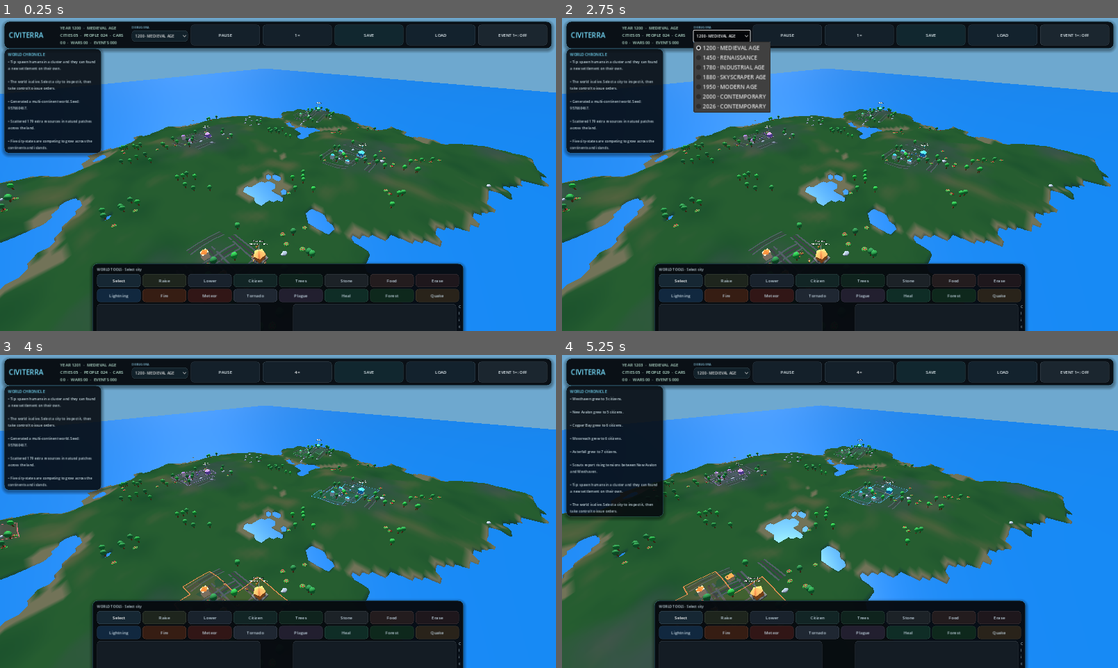
Above: before the commit, frames 1-4 (two rows, left to right).
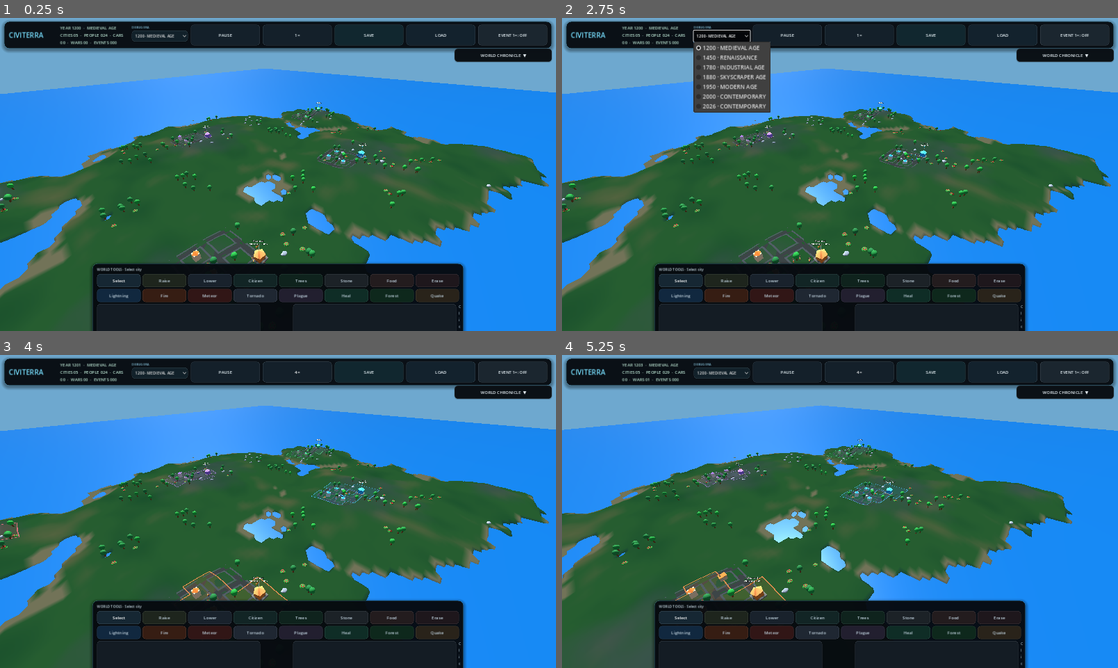
Above: after the commit, the same moments.

Repository: yoimdoingstuff/citysandbox
Game: Godot game, scene res://main.tscn
Same seed, same stepped clock (60 frames per second), same inputs: the game is played once before the commit and once after it.
Inputs (mouse positions are in pixels of both pictures, inside the frame that each line leads up to):
- Up to frame 1 (0.25 s): no input
- Up to frame 2 (2.75 s): click (1062, 55) at 0.5 s, where only the run after the commit has a clickable "WORLD CHRONICLE ▼"; click (1062, 55) at 1.25 s, where only the run after the commit has a clickable "WORLD CHRONICLE ▲"; click "1200 · MEDIEVAL AGE" at 2 s
- Up to frame 3 (4 s): click "1×" at 2.75 s; click "2×" at 3.5 s
- Up to frame 4 (5.25 s): tap A at 4.25, 5 s; move the mouse to (962, 495) at 4.27 s; hold D 4.28-5 s; click (962, 495) at 4.42 s; drag from (728, 527) to (812, 574) at 5.02 s

The runs differ from the first frame. In frame 1, 7.6% of the frame differs, in the area x 0-100%, y 9-79%; in frame 2, 7.6%; in frame 3, 7.7%; in frame 4, 9.2%, in the area x 0-100%, y 7-79%.

Commit message:
Move chronicle to right dropdown and rebuild raised sidewalks with traffic lights

Diff:
--- a/main.gd
+++ b/main.gd
@@ -107,6 +107,12 @@
 var pending_label: Label
 var radius_label: Label
 var log_label: Label
+var chronicle_panel: PanelContainer
+var chronicle_button: Button
+var chronicle_expanded: bool = false
+var traffic_light_records: Array = []
+var traffic_light_timer: float = 0.0
+var traffic_light_phase: int = 0
 var pause_button: Button
 var speed_button: Button
 var control_button: Button
@@ -137,6 +143,7 @@
 
 
 func _process(delta: float) -> void:
+	_update_traffic_lights(delta)
 	_update_camera_input(delta)
 	_update_auto_city_camera(delta)
 	preview_timer += delta
@@ -1499,8 +1506,8 @@
 		for attempt in range(64):
 			var plot: Vector2i = _spiral_grid_offset(plot_index)
 			# Street grid is spaced out; buildings sit inside the blocks.
-			offset_x = float(plot.x) * 7.5 + 2.35 + randf_range(-0.45, 0.45)
-			offset_z = float(plot.y) * 7.5 + 2.35 + randf_range(-0.45, 0.45)
+			offset_x = float(plot.x) * ROAD_GRID_SIZE + ROAD_GRID_SIZE * 0.5 + randf_range(-0.25, 0.25)
+			offset_z = float(plot.y) * ROAD_GRID_SIZE + ROAD_GRID_SIZE * 0.5 + randf_range(-0.25, 0.25)
 			var candidate_x: float = city["pos"].x + offset_x
 			var candidate_z: float = city["pos"].z + offset_z
 			var inside_world: bool = abs(candidate_x) < TERRAIN_SIZE * 0.47 and abs(candidate_z) < TERRAIN_SIZE * 0.47
@@ -1555,16 +1562,18 @@
 	return kind
 
 
-func _add_road_segment(surface: SurfaceTool, city_position: Vector3, from_point: Vector2, to_point: Vector2, width: float = 0.48) -> void:
+func _add_road_segment(surface: SurfaceTool, city_position: Vector3, from_point: Vector2, to_point: Vector2, width: float = 0.48, height_offset: float = 0.10, endpoint_padding: float = 0.0) -> void:
 	var delta: Vector2 = to_point - from_point
 	var distance: float = delta.length()
-	if distance < 1.0:
+	if distance < 0.5:
 		return
 	var direction: Vector2 = delta / distance
 	var side := Vector2(-direction.y, direction.x) * width * 0.5
-	var start_point: Vector2 = from_point + direction * 1.05
-	var finish_point: Vector2 = to_point - direction * 1.05
-	var segment_count: int = max(2, int(ceil(distance / 5.0)))
+	var start_point: Vector2 = from_point + direction * endpoint_padding
+	var finish_point: Vector2 = to_point - direction * endpoint_padding
+	if finish_point.distance_to(start_point) < 0.1:
+		return
+	var segment_count: int = max(2, int(ceil(start_point.distance_to(finish_point) / 5.0)))
 	var previous_left := Vector3.ZERO
 	var previous_right := Vector3.ZERO
 	for segment in range(segment_count + 1):
@@ -1572,8 +1581,8 @@
 		var center_line: Vector2 = start_point.lerp(finish_point, t)
 		var left_xz: Vector2 = center_line + side
 		var right_xz: Vector2 = center_line - side
-		var left := Vector3(left_xz.x, _height_at(city_position.x + left_xz.x, city_position.z + left_xz.y) - city_position.y + 0.10, left_xz.y)
-		var right := Vector3(right_xz.x, _height_at(city_position.x + right_xz.x, city_position.z + right_xz.y) - city_position.y + 0.10, right_xz.y)
+		var left := Vector3(left_xz.x, _height_at(city_position.x + left_xz.x, city_position.z + left_xz.y) - city_position.y + height_offset, left_xz.y)
+		var right := Vector3(right_xz.x, _height_at(city_position.x + right_xz.x, city_position.z + right_xz.y) - city_position.y + height_offset, right_xz.y)
 		if segment > 0:
 			surface.add_vertex(previous_left)
 			surface.add_vertex(previous_right)
@@ -1585,6 +1594,29 @@
 		previous_right = right
 
 
+func _add_sidewalk_corner(surface: SurfaceTool, city_position: Vector3, intersection_x: float, intersection_z: float, sign_x: float, sign_z: float) -> void:
+	var curb_edge: float = 0.81
+	var walk_centre: float = 1.05
+	var xa: float = intersection_x + sign_x * curb_edge
+	var xb: float = intersection_x + sign_x * walk_centre
+	var za: float = intersection_z + sign_z * curb_edge
+	var zb: float = intersection_z + sign_z * walk_centre
+	var min_x: float = minf(xa, xb)
+	var max_x: float = maxf(xa, xb)
+	var min_z: float = minf(za, zb)
+	var max_z: float = maxf(za, zb)
+	var a := Vector3(min_x, _height_at(city_position.x + min_x, city_position.z + min_z) - city_position.y + 0.26, min_z)
+	var b := Vector3(max_x, _height_at(city_position.x + max_x, city_position.z + min_z) - city_position.y + 0.26, min_z)
+	var c := Vector3(max_x, _height_at(city_position.x + max_x, city_position.z + max_z) - city_position.y + 0.26, max_z)
+	var d := Vector3(min_x, _height_at(city_position.x + min_x, city_position.z + max_z) - city_position.y + 0.26, max_z)
+	surface.add_vertex(a)
+	surface.add_vertex(b)
+	surface.add_vertex(c)
+	surface.add_vertex(a)
+	surface.add_vertex(c)
+	surface.add_vertex(d)
+
+
 func _rebuild_city_roads(city_id: int) -> void:
 	if city_id < 0 or city_id >= cities.size():
 		return
@@ -1593,8 +1625,8 @@
 	var sidewalk_node: MeshInstance3D = city.get("sidewalks") as MeshInstance3D
 	if not is_instance_valid(road_node):
 		return
-	var surface := SurfaceTool.new()
-	surface.begin(Mesh.PRIMITIVE_TRIANGLES)
+	var road_surface := SurfaceTool.new()
+	road_surface.begin(Mesh.PRIMITIVE_TRIANGLES)
 	var sidewalk_surface := SurfaceTool.new()
 	sidewalk_surface.begin(Mesh.PRIMITIVE_TRIANGLES)
 	var city_position: Vector3 = city["pos"]
@@ -1608,6 +1640,7 @@
 		city["road_grid_min_z"] = -7.5
 		city["road_grid_max_z"] = 7.5
 		cities[city_id] = city
+		_rebuild_city_traffic_lights(city_id, [-7.5, 0.0, 7.5], [-7.5, 0.0, 7.5])
 		return
 	var min_x: float = 0.0
 	var max_x: float = 0.0
@@ -1620,43 +1653,130 @@
 		max_x = maxf(max_x, house.position.x + 3.0)
 		min_z = minf(min_z, house.position.z - 3.0)
 		max_z = maxf(max_z, house.position.z + 3.0)
-	var x: float = floor(min_x / ROAD_GRID_SIZE) * ROAD_GRID_SIZE
+	var first_x: float = floor(min_x / ROAD_GRID_SIZE) * ROAD_GRID_SIZE
 	var last_x: float = ceil(max_x / ROAD_GRID_SIZE) * ROAD_GRID_SIZE
-	var z: float = floor(min_z / ROAD_GRID_SIZE) * ROAD_GRID_SIZE
+	var first_z: float = floor(min_z / ROAD_GRID_SIZE) * ROAD_GRID_SIZE
 	var last_z: float = ceil(max_z / ROAD_GRID_SIZE) * ROAD_GRID_SIZE
-	city["road_grid_min_x"] = ceil(min_x / ROAD_GRID_SIZE) * ROAD_GRID_SIZE
-	city["road_grid_max_x"] = floor(max_x / ROAD_GRID_SIZE) * ROAD_GRID_SIZE
-	city["road_grid_min_z"] = ceil(min_z / ROAD_GRID_SIZE) * ROAD_GRID_SIZE
-	city["road_grid_max_z"] = floor(max_z / ROAD_GRID_SIZE) * ROAD_GRID_SIZE
-	if float(city["road_grid_min_x"]) > float(city["road_grid_max_x"]):
-		city["road_grid_min_x"] = 0.0
-		city["road_grid_max_x"] = 0.0
-	if float(city["road_grid_min_z"]) > float(city["road_grid_max_z"]):
-		city["road_grid_min_z"] = 0.0
-		city["road_grid_max_z"] = 0.0
+	city["road_grid_min_x"] = first_x
+	city["road_grid_max_x"] = last_x
+	city["road_grid_min_z"] = first_z
+	city["road_grid_max_z"] = last_z
 	cities[city_id] = city
-	while x <= last_x:
-		_add_road_segment(surface, city_position, Vector2(x, min_z), Vector2(x, max_z), 0.62)
-		_add_road_segment(sidewalk_surface, city_position, Vector2(x - 1.05, min_z), Vector2(x - 1.05, max_z), 0.48)
-		_add_road_segment(sidewalk_surface, city_position, Vector2(x + 1.05, min_z), Vector2(x + 1.05, max_z), 0.48)
-		x += ROAD_GRID_SIZE
-	while z <= last_z:
-		_add_road_segment(surface, city_position, Vector2(min_x, z), Vector2(max_x, z), 0.62)
-		_add_road_segment(sidewalk_surface, city_position, Vector2(min_x, z - 1.05), Vector2(max_x, z - 1.05), 0.48)
-		_add_road_segment(sidewalk_surface, city_position, Vector2(min_x, z + 1.05), Vector2(max_x, z + 1.05), 0.48)
-		z += ROAD_GRID_SIZE
-	for i in range(0, houses.size(), 9):
-		var house: Node3D = houses[i]
-		if is_instance_valid(house):
-			var p := Vector2(house.position.x, house.position.z)
-			var q := p + Vector2(3.75, 3.75)
-			if q.x <= max_x and q.y <= max_z:
-				_add_road_segment(surface, city_position, p, q, 0.30)
-	surface.generate_normals(true)
-	road_node.mesh = surface.commit()
+	var grid_x: Array[float] = []
+	var grid_z: Array[float] = []
+	var cursor_x: float = first_x
+	while cursor_x <= last_x + 0.001:
+		grid_x.append(cursor_x)
+		_add_road_segment(road_surface, city_position, Vector2(cursor_x, min_z), Vector2(cursor_x, max_z), 1.62, 0.035, 0.0)
+		cursor_x += ROAD_GRID_SIZE
+	var cursor_z: float = first_z
+	while cursor_z <= last_z + 0.001:
+		grid_z.append(cursor_z)
+		_add_road_segment(road_surface, city_position, Vector2(min_x, cursor_z), Vector2(max_x, cursor_z), 1.62, 0.035, 0.0)
+		cursor_z += ROAD_GRID_SIZE
+
+	# Pedestrian strips run between crossroads and terminate at the curb.
+	# Their inner edge is exactly aligned with the road's outer edge (0.81).
+	for x_index in range(grid_x.size()):
+		var x_value: float = grid_x[x_index]
+		for z_index in range(grid_z.size() - 1):
+			var sidewalk_start: float = grid_z[z_index] + 1.05
+			var sidewalk_end: float = grid_z[z_index + 1] - 1.05
+			if sidewalk_end <= sidewalk_start:
+				continue
+			for side_sign in [-1.0, 1.0]:
+				_add_road_segment(sidewalk_surface, city_position, Vector2(x_value + side_sign * 1.05, sidewalk_start), Vector2(x_value + side_sign * 1.05, sidewalk_end), 0.48, 0.26, 0.0)
+	for z_index in range(grid_z.size()):
+		var z_value: float = grid_z[z_index]
+		for x_index in range(grid_x.size() - 1):
+			var sidewalk_start_x: float = grid_x[x_index] + 1.05
+			var sidewalk_end_x: float = grid_x[x_index + 1] - 1.05
+			if sidewalk_end_x <= sidewalk_start_x:
+				continue
+			for side_sign in [-1.0, 1.0]:
+				_add_road_segment(sidewalk_surface, city_position, Vector2(sidewalk_start_x, z_value + side_sign * 1.05), Vector2(sidewalk_end_x, z_value + side_sign * 1.05), 0.48, 0.26, 0.0)
+
+	# Four raised paving corner tiles close the gap around each crossing without
+	# extending pavement across the carriageways.
+	for x_value in grid_x:
+		for z_value in grid_z:
+			for side_x in [-1.0, 1.0]:
+				for side_z in [-1.0, 1.0]:
+					_add_sidewalk_corner(sidewalk_surface, city_position, x_value, z_value, side_x, side_z)
+	road_surface.generate_normals(true)
+	road_node.mesh = road_surface.commit()
 	if is_instance_valid(sidewalk_node):
 		sidewalk_surface.generate_normals(true)
 		sidewalk_node.mesh = sidewalk_surface.commit()
+	_rebuild_city_traffic_lights(city_id, grid_x, grid_z)
+
+
+func _rebuild_city_traffic_lights(city_id: int, grid_x: Array, grid_z: Array) -> void:
+	if city_id < 0 or city_id >= cities.size():
+		return
+	var city: Dictionary = cities[city_id]
+	var town: Node3D = city["node"]
+	var old_lights: Node = town.get_node_or_null("TrafficLights")
+	if is_instance_valid(old_lights):
+		old_lights.free()
+	for i in range(traffic_light_records.size() - 1, -1, -1):
+		if int(traffic_light_records[i].get("city_id", -1)) == city_id:
+			traffic_light_records.remove_at(i)
+	if _world_year() < 1900 or bool(city.get("ruined", false)):
+		return
+	var light_root := Node3D.new()
+	light_root.name = "TrafficLights"
+	town.add_child(light_root)
+	var pole_mesh: Mesh = _cached_box_mesh(Vector3(0.10, 2.05, 0.10))
+	var head_mesh: Mesh = _cached_box_mesh(Vector3(0.34, 0.68, 0.22))
+	var lamp_mesh: Mesh = _cached_box_mesh(Vector3(0.18, 0.14, 0.07))
+	var pole_material: Material = _material(Color(0.12, 0.14, 0.16))
+	var head_material: Material = _material(Color(0.07, 0.08, 0.09))
+	var red_material: Material = _material(Color(0.95, 0.16, 0.13), 0.38)
+	var amber_material: Material = _material(Color(1.0, 0.66, 0.12), 0.38)
+	var green_material: Material = _material(Color(0.15, 0.86, 0.42), 0.38)
+	var counter: int = 0
+	for xi in range(grid_x.size()):
+		for zi in range(grid_z.size()):
+			if xi % 3 != 1 or zi % 3 != 1:
+				continue
+			# One signal mast on each selected crossing keeps geometry inexpensive.
+			var x_value: float = float(grid_x[xi])
+			var z_value: float = float(grid_z[zi])
+			var mast := Node3D.new()
+			mast.name = "Signal_%d" % counter
+			mast.position = Vector3(x_value + 0.93, 0.0, z_value + 0.93)
+			light_root.add_child(mast)
+			_add_mesh(mast, pole_mesh, pole_material, Vector3(0.0, 1.025, 0.0))
+			_add_mesh(mast, head_mesh, head_material, Vector3(0.0, 2.05, 0.0))
+			var red := _add_mesh(mast, lamp_mesh, red_material, Vector3(0.0, 2.26, -0.118))
+			var amber := _add_mesh(mast, lamp_mesh, amber_material, Vector3(0.0, 2.05, -0.118))
+			var green := _add_mesh(mast, lamp_mesh, green_material, Vector3(0.0, 1.84, -0.118))
+			traffic_light_records.append({"city_id": city_id, "red": red, "amber": amber, "green": green})
+			counter += 1
+	_update_traffic_light_states()
+
+
+func _update_traffic_lights(delta: float) -> void:
+	traffic_light_timer += delta
+	var phase_durations: Array[float] = [3.8, 3.8, 0.85]
+	if traffic_light_timer >= phase_durations[traffic_light_phase]:
+		traffic_light_timer = 0.0
+		traffic_light_phase = (traffic_light_phase + 1) % phase_durations.size()
+		_update_traffic_light_states()
+
+
+func _update_traffic_light_states() -> void:
+	for record in traffic_light_records:
+		var red: MeshInstance3D = record.get("red") as MeshInstance3D
+		var amber: MeshInstance3D = record.get("amber") as MeshInstance3D
+		var green: MeshInstance3D = record.get("green") as MeshInstance3D
+		if is_instance_valid(red):
+			red.visible = traffic_light_phase == 0
+		if is_instance_valid(amber):
+			amber.visible = traffic_light_phase == 2
+		if is_instance_valid(green):
+			green.visible = traffic_light_phase == 1
 
 
 func _seed_resources_around(center: Vector3) -> void:
@@ -4302,32 +4422,54 @@
 	top_row.add_child(_make_button("LOAD", _load_world, Color(0.12, 0.24, 0.32)))
 	top_row.add_child(_make_button("EVENT 1×: OFF", _toggle_reset_speed_on_city_event, Color(0.20, 0.28, 0.34)))
 
-	# Small chronicle panel; it no longer dictates half the screen layout.
-	var chronicle := PanelContainer.new()
-	chronicle.anchor_left = 0.0
-	chronicle.anchor_right = 0.0
-	chronicle.anchor_top = 0.0
-	chronicle.anchor_bottom = 0.0
-	chronicle.offset_left = 12.0
-	chronicle.offset_right = 292.0
-	chronicle.offset_top = 88.0
-	chronicle.offset_bottom = 198.0
-	chronicle.add_theme_stylebox_override("panel", _panel_style(Color(0.025, 0.040, 0.060, 0.84)))
-	ui_root.add_child(chronicle)
+	# Right-side dropdown keeps the world map unobstructed when the chronicle is closed.
+	chronicle_button = _make_button("WORLD CHRONICLE  ▼", _toggle_chronicle, Color(0.025, 0.040, 0.060))
+	chronicle_button.anchor_left = 1.0
+	chronicle_button.anchor_right = 1.0
+	chronicle_button.anchor_top = 0.0
+	chronicle_button.anchor_bottom = 0.0
+	chronicle_button.offset_left = -292.0
+	chronicle_button.offset_right = -12.0
+	chronicle_button.offset_top = 88.0
+	chronicle_button.offset_bottom = 124.0
+	chronicle_button.z_index = 8
+	chronicle_button.add_theme_stylebox_override("normal", _button_style(Color(0.025, 0.040, 0.060, 0.94)))
+	chronicle_button.add_theme_stylebox_override("hover", _button_style(Color(0.08, 0.13, 0.17, 0.98)))
+	ui_root.add_child(chronicle_button)
+
+	chronicle_panel = PanelContainer.new()
+	chronicle_panel.anchor_left = 1.0
+	chronicle_panel.anchor_right = 1.0
+	chronicle_panel.anchor_top = 0.0
+	chronicle_panel.anchor_bottom = 0.0
+	chronicle_panel.offset_left = -292.0
+	chronicle_panel.offset_right = -12.0
+	chronicle_panel.offset_top = 128.0
+	chronicle_panel.offset_bottom = 342.0
+	chronicle_panel.z_index = 8
+	chronicle_panel.add_theme_stylebox_override("panel", _panel_style(Color(0.025, 0.040, 0.060, 0.96)))
+	ui_root.add_child(chronicle_panel)
 	var chronicle_margin := MarginContainer.new()
 	chronicle_margin.add_theme_constant_override("margin_left", 10)
 	chronicle_margin.add_theme_constant_override("margin_right", 10)
-	chronicle_margin.add_theme_constant_override("margin_top", 7)
-	chronicle_margin.add_theme_constant_override("margin_bottom", 7)
-	chronicle.add_child(chronicle_margin)
+	chronicle_margin.add_theme_constant_override("margin_top", 8)
+	chronicle_margin.add_theme_constant_override("margin_bottom", 8)
+	chronicle_panel.add_child(chronicle_margin)
 	var chronicle_content := VBoxContainer.new()
-	chronicle_content.add_theme_constant_override("separation", 4)
+	chronicle_content.add_theme_constant_override("separation", 5)
 	chronicle_margin.add_child(chronicle_content)
-	chronicle_content.add_child(_make_label("WORLD CHRONICLE", 11, Color(0.46, 0.86, 0.98)))
+	chronicle_content.add_child(_make_label("WORLD CHRONICLE · RECENT EVENTS", 11, Color(0.46, 0.86, 0.98)))
+	var chronicle_scroll := ScrollContainer.new()
+	chronicle_scroll.size_flags_vertical = Control.SIZE_EXPAND_FILL
+	chronicle_scroll.horizontal_scroll_mode = ScrollContainer.SCROLL_MODE_DISABLED
+	chronicle_content.add_child(chronicle_scroll)
 	log_label = _make_label("Waiting for history to happen...", 10, Color(0.76, 0.83, 0.86))
 	log_label.autowrap_mode = TextServer.AUTOWRAP_WORD_SMART
-	log_label.size_flags_vertical = Control.SIZE_EXPAND_FILL
-	chronicle_content.add_child(log_label)
+	log_label.size_flags_horizontal = Control.SIZE_EXPAND_FILL
+	log_label.custom_minimum_size = Vector2(246.0, 0.0)
+	chronicle_scroll.add_child(log_label)
+	chronicle_panel.visible = false
+	chronicle_expanded = false
 
 	# City controls float only while a city is selected.
 	city_context_panel = PanelContainer.new()
@@ -4340,6 +4482,7 @@
 	city_context_panel.offset_top = 90.0
 	city_context_panel.offset_bottom = 408.0
 	city_context_panel.add_theme_stylebox_override("panel", _panel_style(Color(0.025, 0.040, 0.060, 0.94)))
+	city_context_panel.z_index = 2
 	ui_root.add_child(city_context_panel)
 	var city_margin := MarginContainer.new()
 	city_margin.add_theme_constant_override("margin_left", 12)
@@ -4584,6 +4727,16 @@
 	return "\n\n".join(lines)
 
 
+func _toggle_chronicle() -> void:
+	chronicle_expanded = not chronicle_expanded
+	if is_instance_valid(chronicle_panel):
+		chronicle_panel.visible = chronicle_expanded
+	if is_instance_valid(chronicle_button):
+		chronicle_button.text = "WORLD CHRONICLE  %s" % ("▲" if chronicle_expanded else "▼")
+	if is_instance_valid(city_context_panel):
+		city_context_panel.visible = selected_city >= 0 and selected_city < cities.size() and not chronicle_expanded
+
+
 func _refresh_ui() -> void:
 	var population_counts: Array[int] = _population_counts_by_city()
 	var year: int = _world_year()
@@ -4624,7 +4777,11 @@
 				cities[city_index]["label"].text = label_text
 			cities[city_index]["label"].modulate = Color(0.66, 0.70, 0.72) if population_now <= 0 else Color.WHITE
 	if is_instance_valid(city_context_panel):
-		city_context_panel.visible = selected_city >= 0 and selected_city < cities.size()
+		city_context_panel.visible = selected_city >= 0 and selected_city < cities.size() and not chronicle_expanded
+	if is_instance_valid(chronicle_panel):
+		chronicle_panel.visible = chronicle_expanded
+	if is_instance_valid(chronicle_button):
+		chronicle_button.text = "WORLD CHRONICLE  %s" % ("▲" if chronicle_expanded else "▼")
 	if is_instance_valid(city_info_label):
 		if selected_city >= 0 and selected_city < cities.size():
 			var city: Dictionary = cities[selected_city]
